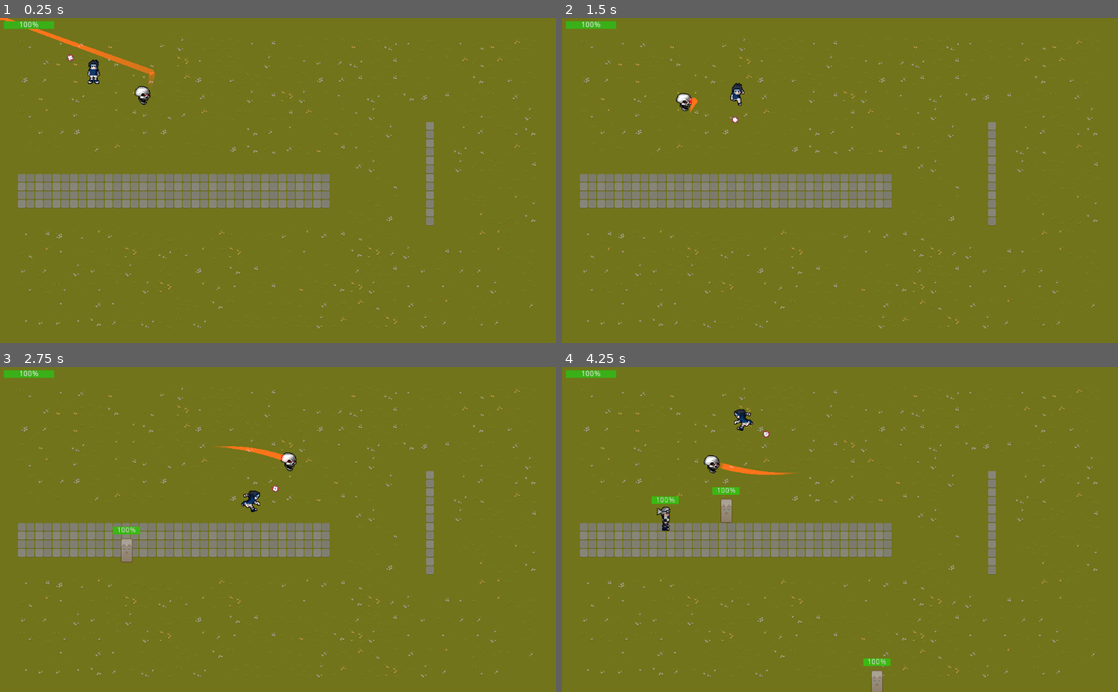
Above: before the commit, frames 1-4 (two rows, left to right).
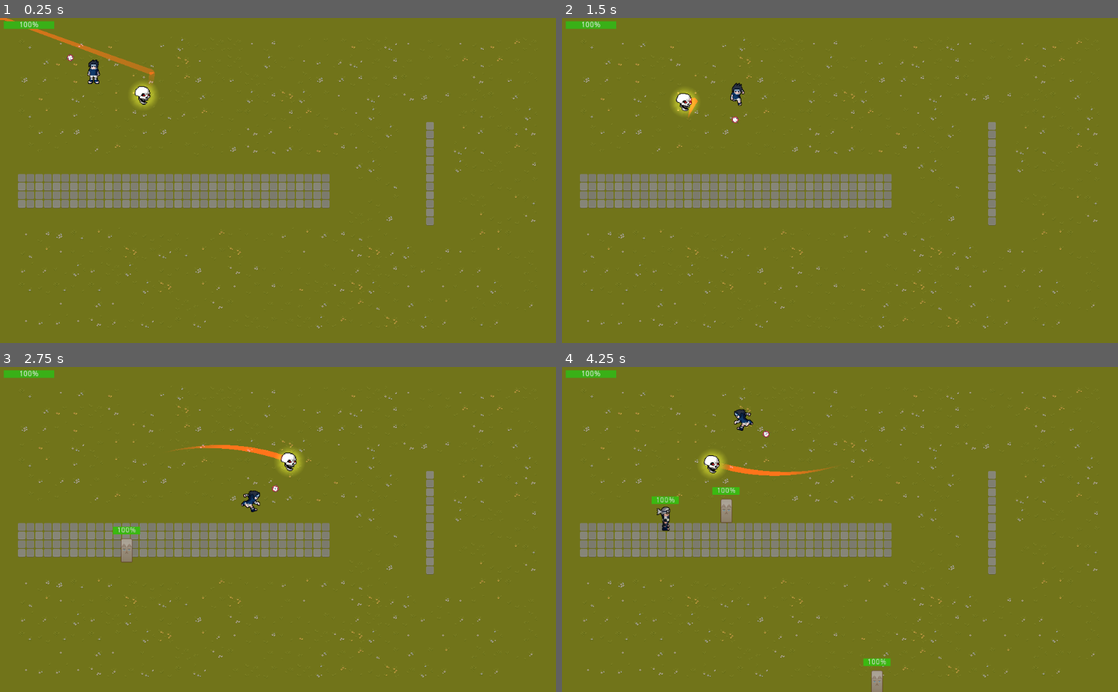
Above: after the commit, the same moments.

Repository: fabricejeannet/the-lost-temple
Game: Godot game, scene res://scenes/World.tscn
The game is run twice, just before and just after one commit, with the same random seed, the same clock (stepped at 60 frames per second) and the same inputs.
Inputs (mouse positions are in pixels of both pictures, inside the frame that each line leads up to):
- Up to frame 1 (0.25 s): no input
- Up to frame 2 (1.5 s): move the mouse to (962, 164) at 0.52 s; hold Right (ui_right) 0.53-1.28 s; move the mouse to (728, 196) at 1.27 s; hold Down (ui_down) from 1.28 s (still down)
- Up to frame 3 (2.75 s): move the mouse to (333, 458) at 2.02 s; release Down (ui_down) at 2.03 s; hold Right (ui_right) from 2.03 s (still down)
- Up to frame 4 (4.25 s): move the mouse to (812, 594) at 2.77 s; release Right (ui_right) at 2.78 s; hold Up (ui_up) 2.78-3.53 s; move the mouse to (1006, 578) at 3.52 s; hold Left (ui_left) from 3.53 s (still down)

The runs differ from the first frame. In frame 1, 0.6% of the frame differs, in the area x 0-29%, y 0-28%; in frame 2, 0.2%; in frame 3, 0.4%; in frame 4, 0.4%.

Commit message:
Working on death whirlpool

Diff:
--- a/scenes/enemies/StoneCat.tscn
+++ b/scenes/enemies/StoneCat.tscn
@@ -10,6 +10,9 @@
 
 [sub_resource type="StyleBoxFlat" id=2]
 bg_color = Color( 0.231373, 0.729412, 0.0705882, 1 )
+
+[sub_resource type="OccluderPolygon2D" id=3]
+polygon = PoolVector2Array( -8, -18, 9, -18, 11, -16, 11, 25, 10, 26, -9, 26, -10, 25, -10, -16 )
 
 [node name="StoneCat" type="KinematicBody2D" groups=["enemy"]]
 script = ExtResource( 2 )
@@ -36,3 +39,6 @@
 step = 0.5
 value = 100.0
 script = ExtResource( 4 )
+
+[node name="LightOccluder2D" type="LightOccluder2D" parent="."]
+occluder = SubResource( 3 )
--- a/scenes/skills/DeathWhirlpool.tscn
+++ b/scenes/skills/DeathWhirlpool.tscn
@@ -1,14 +1,15 @@
-[gd_scene load_steps=8 format=2]
+[gd_scene load_steps=9 format=2]
 
 [ext_resource path="res://assets/img/spells/skull.png" type="Texture" id=1]
 [ext_resource path="res://scripts/TrailEffect.gd" type="Script" id=2]
 [ext_resource path="res://scripts/DeathWhirlpool.gd" type="Script" id=3]
+[ext_resource path="res://assets/img/light_pattern.png" type="Texture" id=4]
 
 [sub_resource type="CanvasItemMaterial" id=1]
 blend_mode = 1
 
 [sub_resource type="Curve" id=2]
-_data = [ Vector2( 0, 0 ), 0.0, 0.0604861, 0, 0, Vector2( 1, 1 ), -0.796048, 0.0, 0, 0 ]
+_data = [ Vector2( 0, 0 ), 0.0, 0.0604861, 0, 0, Vector2( 0.976852, 1 ), -0.372268, 0.0, 0, 0 ]
 
 [sub_resource type="Gradient" id=3]
 offsets = PoolRealArray( 0, 0.176166, 0.865285, 0.994819 )
@@ -20,21 +21,25 @@
 [node name="DeathWhirlpool" type="Area2D"]
 scale = Vector2( 0.3, 0.3 )
 script = ExtResource( 3 )
-speed = 2.0
 
 [node name="Sprite" type="Sprite" parent="."]
 texture = ExtResource( 1 )
 
 [node name="Line2D" type="Line2D" parent="Sprite"]
-modulate = Color( 1.5, 1.5, 1.5, 1 )
 material = SubResource( 1 )
 position = Vector2( 7, -1 )
 points = PoolVector2Array( -276, -3, -147, -18, -76, 12, 0, 2 )
 width_curve = SubResource( 2 )
 gradient = SubResource( 3 )
 script = ExtResource( 2 )
+max_points = 50
 
 [node name="CollisionShape2D" type="CollisionShape2D" parent="."]
 shape = SubResource( 4 )
 
+[node name="Light2D" type="Light2D" parent="."]
+position = Vector2( 10, 0 )
+texture = ExtResource( 4 )
+texture_scale = 0.2
+
 [connection signal="body_entered" from="." to="." method="_on_DeathWhirlpool_body_entered"]
--- a/scenes/skills/DeathWhirlpoolSkill.tscn
+++ b/scenes/skills/DeathWhirlpoolSkill.tscn
@@ -4,9 +4,3 @@
 
 [node name="DeathWhirlpollSkill" type="Node2D"]
 script = ExtResource( 1 )
-
-[node name="Timer" type="Timer" parent="."]
-wait_time = 100.0
-autostart = true
-
-[connection signal="timeout" from="Timer" to="." method="_on_Timer_timeout"]
--- a/scripts/DeathWhirlpollSkill.gd
+++ b/scripts/DeathWhirlpollSkill.gd
@@ -8,6 +8,3 @@
 	player = get_tree().get_root().find_node("Player", true, false)
 	death_whirlpool = DeathWhirlpool.instance()
 	call_deferred("add_child", death_whirlpool)
-
-func _on_Timer_timeout():
-	death_whirlpool.queue_free()
--- a/scripts/DeathWhirlpool.gd
+++ b/scripts/DeathWhirlpool.gd
@@ -2,7 +2,7 @@
 
 var counter = 0.0
 
-export var speed = 100.0
+export var speed = 2.0
 export var radius = 100.0
 export var damage = 100
 
Binary file added: assets/img/light_pattern.png
Not shown, added: assets/img/light_pattern.png.import
Not shown: 1 places in scenes/enemies/StoneCat.tscn that only renumber resources
